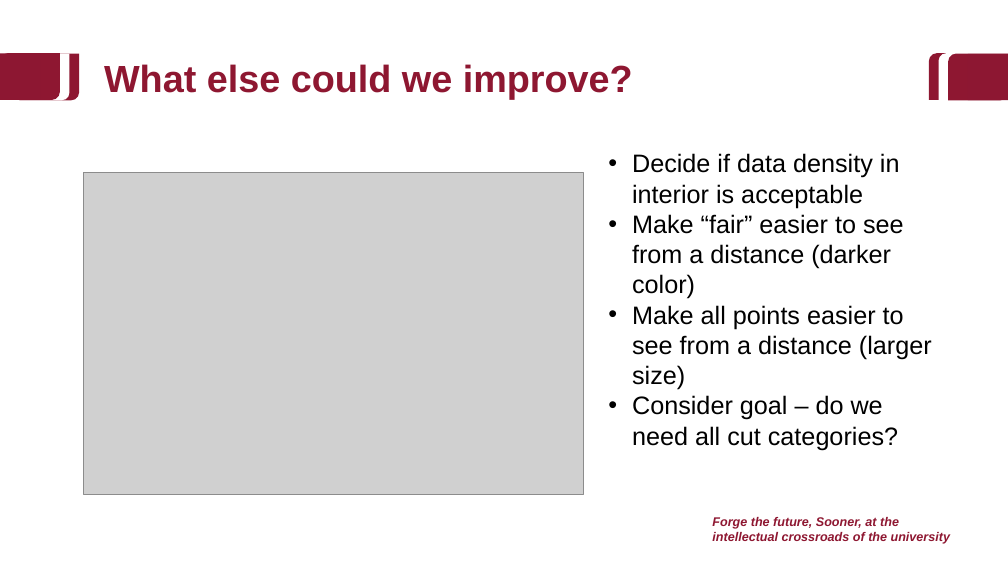
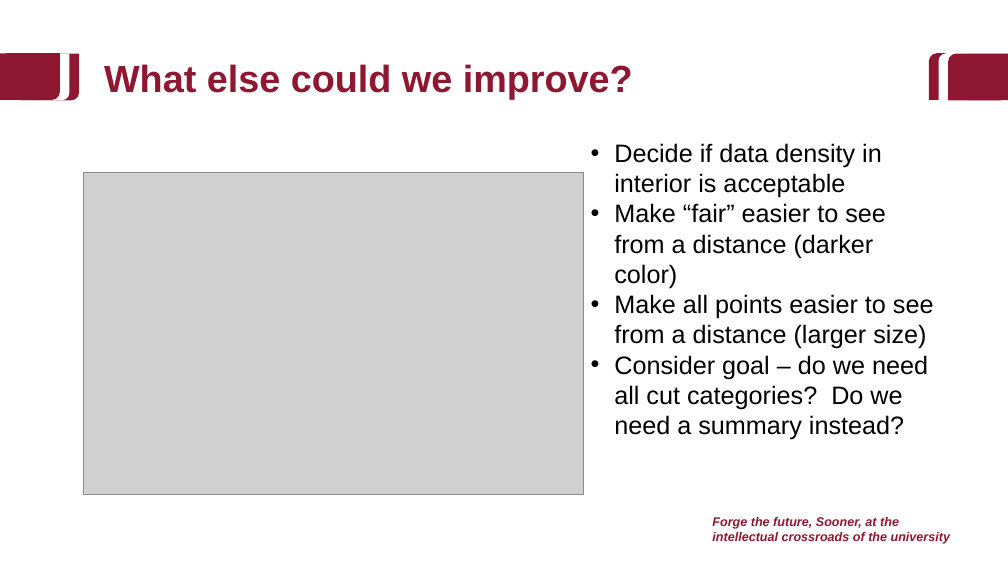
Before and after one commit to baeolophus/2025_data_viz_research, a slide deck: slide 41 of activities.pptx (slide 36 before the commit). Drawn at 1008x567 pixels with LibreOffice and Linux fonts; fonts in the diff are those of the drawing; grey boxes stand for pictures; background and template pictures are left out. Boxes give left, top, right and bottom in pixels: in the first picture for what was removed or moved away, otherwise in the second. Text is boxed around its words. In the diff, an @@ line names an element or a change of style, - is before the commit and + after.

```diff
--- a/activities.pptx
+++ b/activities.pptx
@@ text "Decide if data density in ..." moved from (x1=632, y1=153, x2=932, y2=450) to (x1=614, y1=143, x2=934, y2=440) @@
@@ text at (x1=614, y1=355, x2=928, y2=440): text changed @@
-• Consider goal – do we need all cut categories?
+• Consider goal – do we need all cut categories? Do we need a summary instead?
```
Also in this commit, not shown: 4 other slides changed, 5 slides added.
